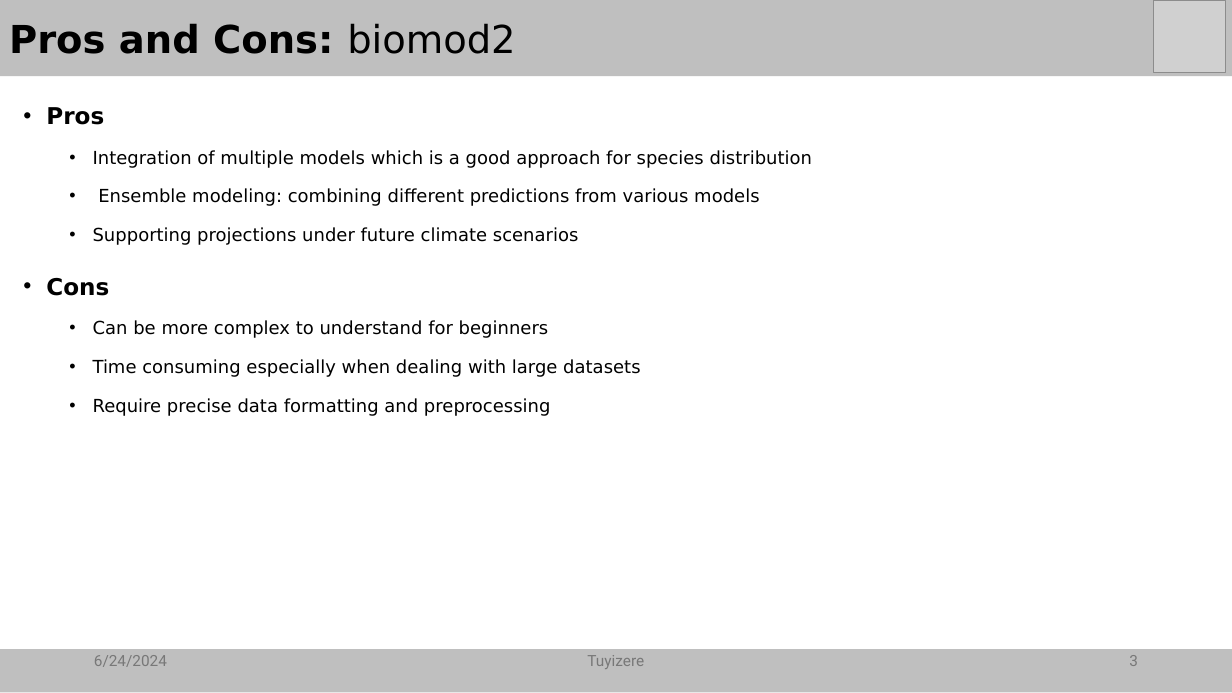
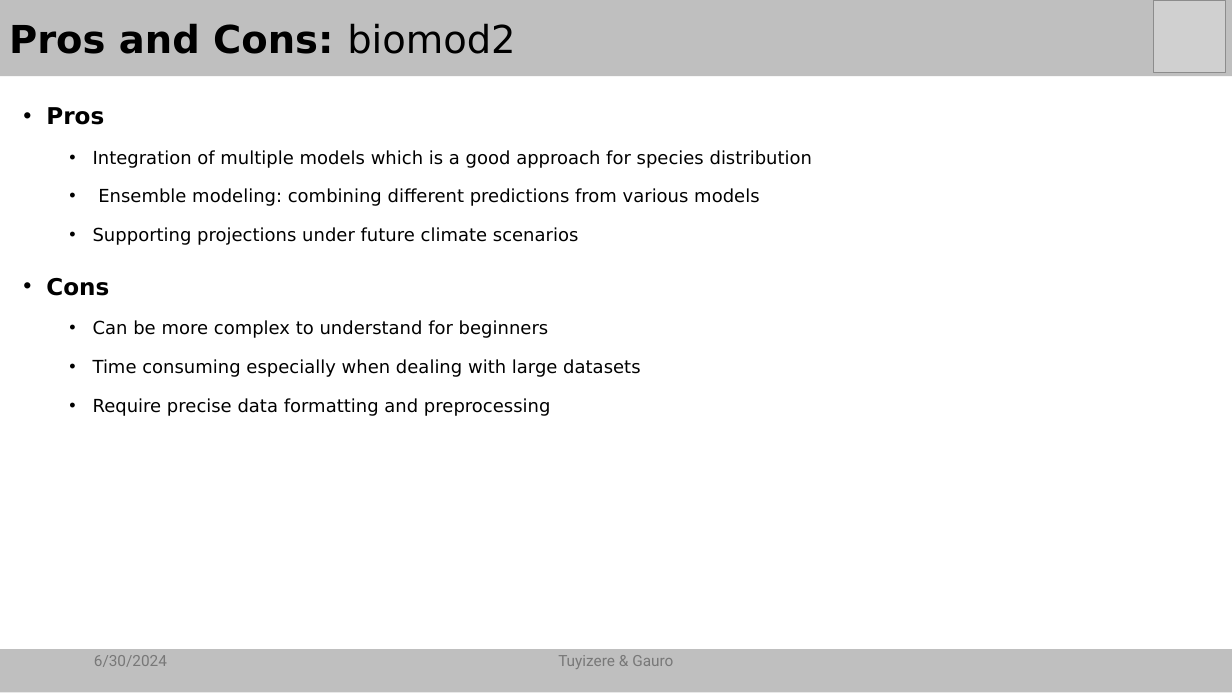
Before and after one commit to ReznaGauro/SDM_Panthera_tigris, a slide deck: slide 6 of Presentation/Panthera_tigris_modeling_in Nepal.pptm (slide 3 before the commit). Drawn at 1232x693 pixels with LibreOffice and Linux fonts; fonts in the diff are those of the drawing; grey boxes stand for pictures. Boxes give left, top, right and bottom in pixels: in the first picture for what was removed or moved away, otherwise in the second. Text is boxed around its words. In the diff, an @@ line names an element or a change of style, - is before the commit and + after.

```diff
--- a/Presentation/Panthera_tigris_modeling_in Nepal.pptm
+++ b/Presentation/Panthera_tigris_modeling_in Nepal.pptm
@@ text at [94,655,167,667]: text changed @@
-6/24/2024
+6/30/2024
@@ text at [558,655,673,669]: text changed @@
-Tuyizere
+Tuyizere & Gauro
@@ page number removed at [1129,655,1138,666] @@
-3
```
Also in this commit, not shown: 4 other slides changed, 2 slides added, 1 other file.
